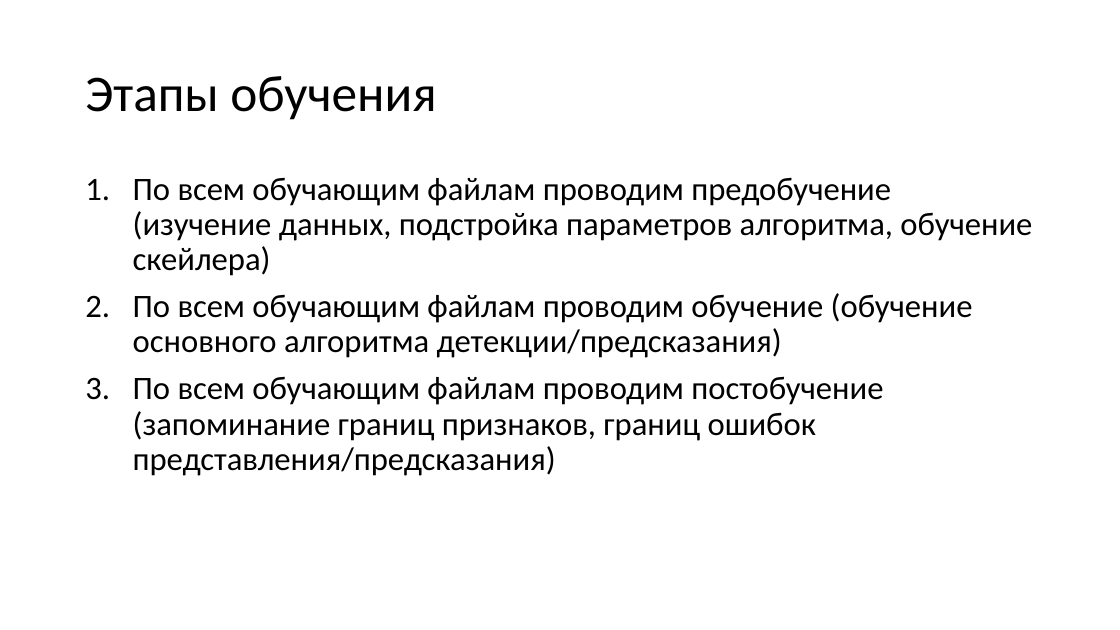
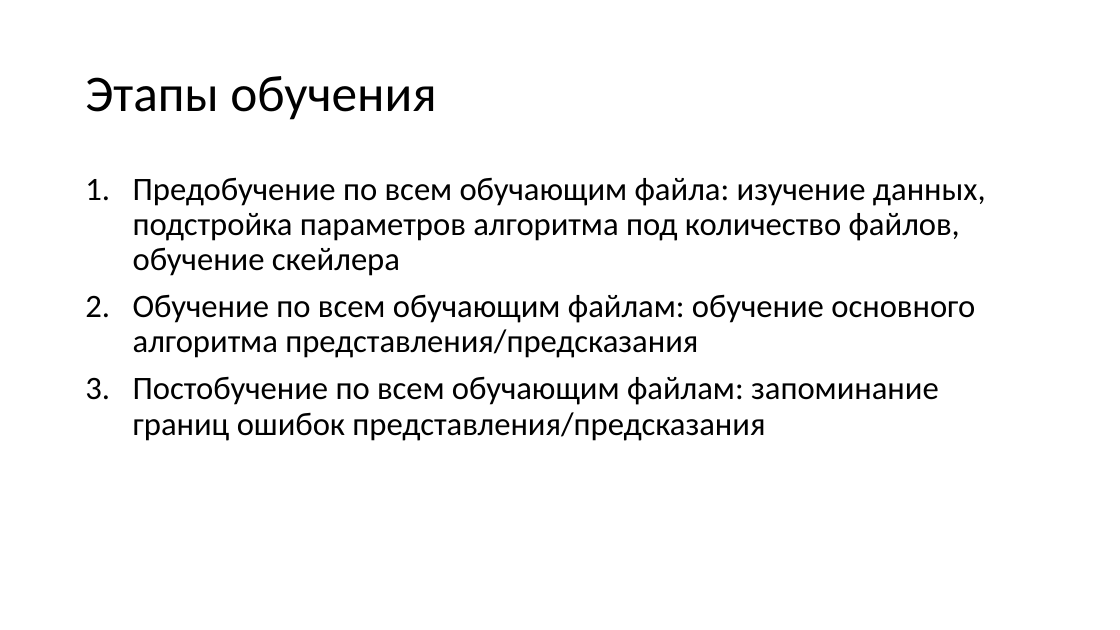
Before and after one commit to sau114/skillfactory_rds, a slide deck: slide 21 of module_final/story.pptx (slide 17 before the commit). Drawn at 1120x630 pixels with LibreOffice and Linux fonts; fonts in the diff are those of the drawing. Boxes give left, top, right and bottom in pixels: in the first picture for what was removed or moved away, otherwise in the second. Text is boxed around its words. In the diff, an @@ line names an element or a change of style, - is before the commit and + after.

```diff
--- a/module_final/story.pptx
+++ b/module_final/story.pptx
@@ text at (133,177,986,441): text changed @@
-1. По всем обучающим файлам проводим предобучение (изучение данных, подстройка параметров алгоритма, обучение скейлера)
-2. По всем обучающим файлам проводим обучение (обучение основного алгоритма детекции/предсказания)
-3. По всем обучающим файлам проводим постобучение (запоминание границ признаков, границ ошибок представления/предсказания)
+1. Предобучение по всем обучающим файла: изучение данных, подстройка параметров алгоритма под количество файлов, обучение скейлера
+2. Обучение по всем обучающим файлам: обучение основного алгоритма представления/предсказания
+3. Постобучение по всем обучающим файлам: запоминание границ ошибок представления/предсказания
```
Also in this commit, not shown: 16 other slides changed, 8 slides added, 1 slide removed, 2 other files.
